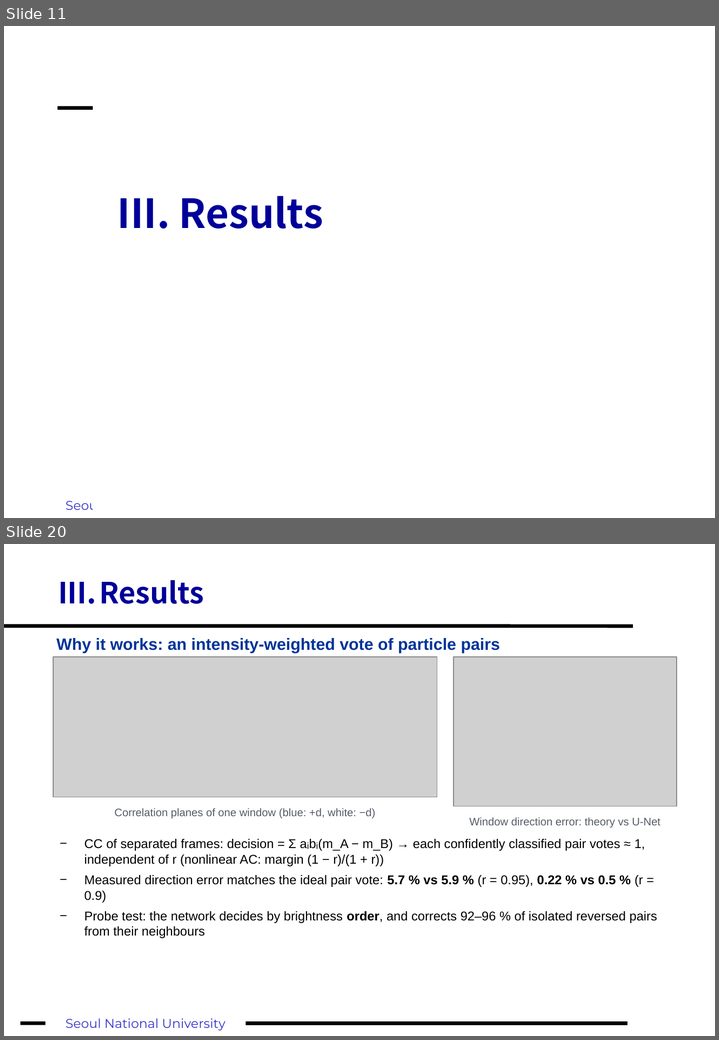
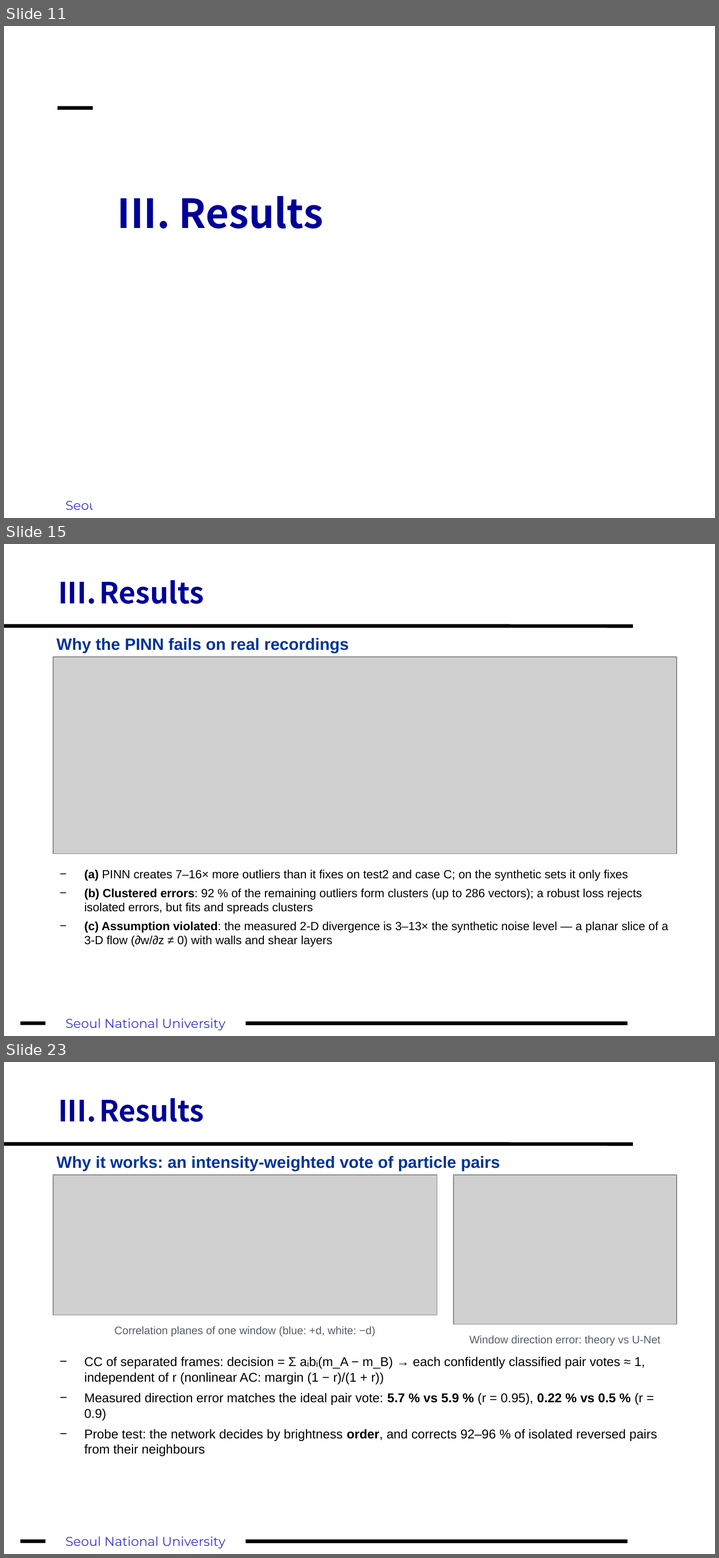
Before and after one commit to fosherrat/piv_termproject, a slide deck: presentation/PIV_term_project.pptx. Shown one above the other, each under a label of ours: slides 11 and 20 before the commit, slides 11, 15 and 23 after it; the slides between them are not shown. The pictures are 719x1040 and 719x1558 pixels, drawn with LibreOffice and Linux fonts; fonts in the diff are those of the drawing; grey boxes stand for pictures; background and template pictures are left out. Boxes give left, top, right and bottom in pixels: in the first picture for what was removed or moved away, otherwise in the second. Text is boxed around its words. In the diff, an @@ line names an element or a change of style, - is before the commit and + after.

```diff
--- a/presentation/PIV_term_project.pptx
+++ b/presentation/PIV_term_project.pptx
@@ slide 15 added at box(4, 544, 715, 1036), background #FFFFFF; not listed: 3 template elements that a slide beside it also shows @@
@@ title added at box(58, 580, 204, 604), 32 pt, text #000099, bold @@
+III. Results
@@ text added at box(56, 638, 349, 653), 18 pt, text #003399, bold @@
+Why the PINN fails on real recordings
@@ picture added at box(53, 657, 677, 854) @@
@@ text added at box(84, 870, 668, 947), 13 pt, text #000000 @@
+− (a) PINN creates 7–16× more outliers than it fixes on test2 and case C; on the synthetic sets it only fixes
+− (b) Clustered errors: 92 % of the remaining outliers form clusters (up to 286 vectors); a robust loss rejects isolated errors, but fits and spreads clusters
+− (c) Assumption violated: the measured 2-D divergence is 3–13× the synthetic noise level — a planar slice of a 3-D flow (∂w/∂z ≠ 0) with walls and shear layers
@@ what was slide 20 is now slide 23 @@
```
Also in this commit, not shown: 11 slides changed, 4 other slides added, 2 slides removed, 8 other files.
